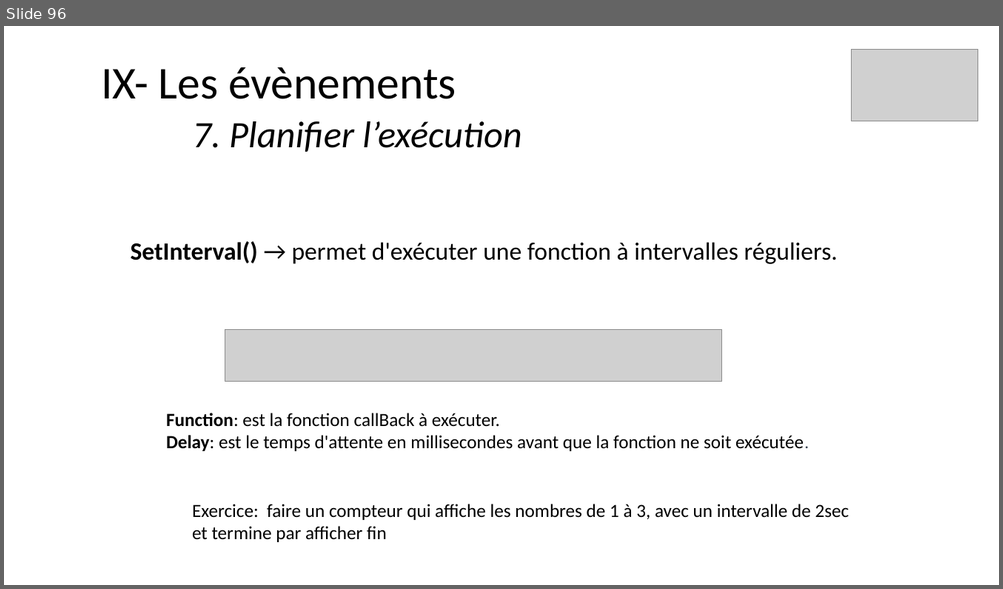
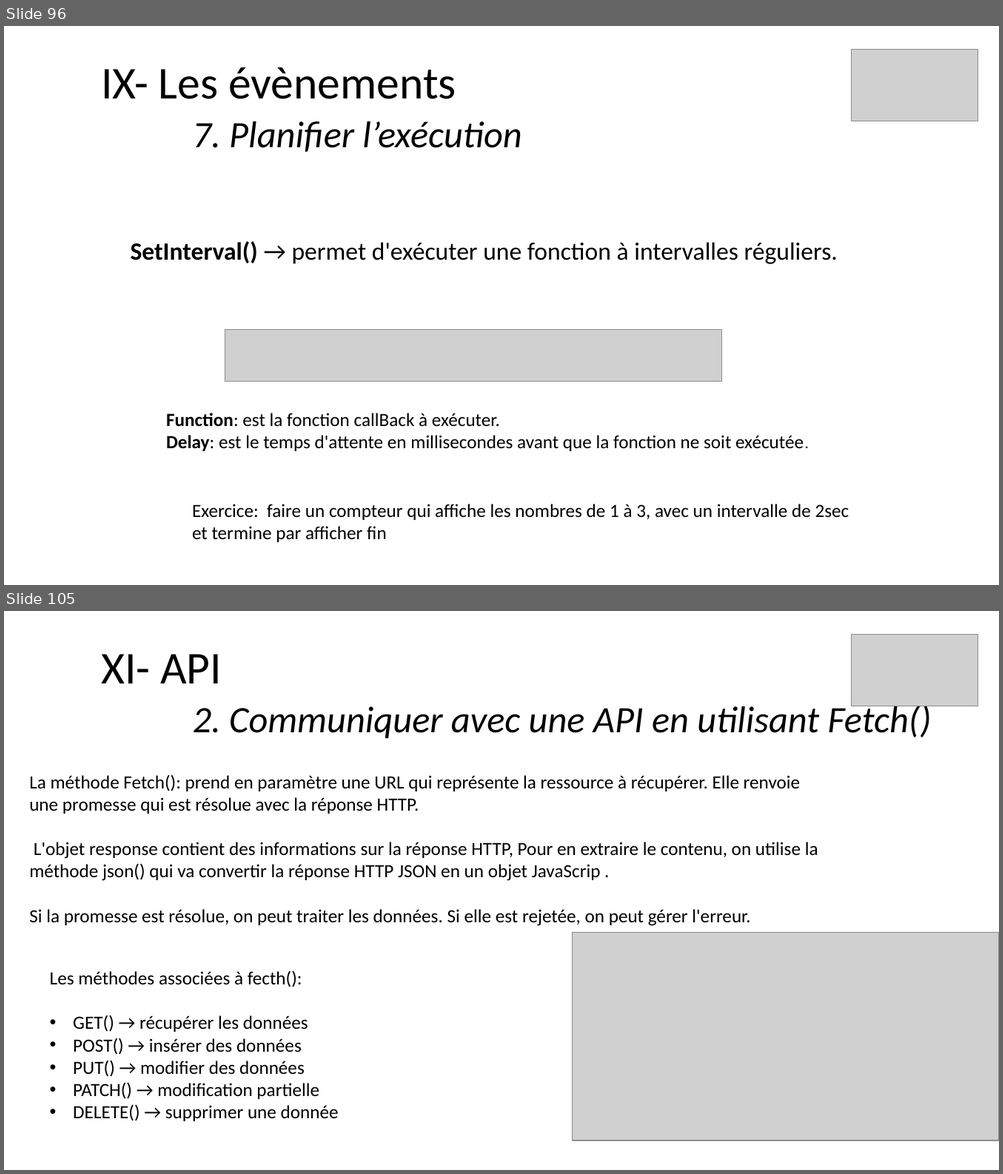
Before and after one commit to ArMb57/JavaScript, a slide deck: cours.pptx. Shown one above the other, each under a label of ours: slide 96 before the commit, slides 96 and 105 after it; the slides between them are not shown. The pictures are 1003x589 and 1003x1174 pixels, drawn with LibreOffice and Linux fonts; fonts in the diff are those of the drawing; grey boxes stand for pictures. Boxes give left, top, right and bottom in pixels: in the first picture for what was removed or moved away, otherwise in the second. Text is boxed around its words. In the diff, an @@ line names an element or a change of style, - is before the commit and + after.

```diff
--- a/cours.pptx
+++ b/cours.pptx
@@ slide 105 added at bbox=[4, 611, 999, 1170], background #FFFFFF @@
@@ title added at bbox=[101, 654, 931, 738], 36 pt, text #000000, italic @@
+XI- API
+2. Communiquer avec une API en utilisant Fetch()
@@ picture added at bbox=[851, 634, 978, 706] @@
@@ text added at bbox=[29, 775, 818, 926], 18 pt, text #000000 @@
+La méthode Fetch(): prend en paramètre une URL qui représente la ressource à récupérer. Elle renvoie une promesse qui est résolue avec la réponse HTTP.
+L'objet response contient des informations sur la réponse HTTP, Pour en extraire le contenu, on utilise la méthode json() qui va convertir la réponse HTTP JSON en un objet JavaScrip .
+Si la promesse est résolue, on peut traiter les données. Si elle est rejetée, on peut gérer l'erreur.
@@ picture added at bbox=[572, 933, 999, 1141] @@
@@ text added at bbox=[50, 971, 338, 1122], 18 pt, text #000000 @@
+Les méthodes associées à fecth():
+• GET() → récupérer les données
+• POST() → insérer des données
+• PUT() → modifier des données
+• PATCH() → modification partielle
+• DELETE() → supprimer une donnée
```
Also in this commit, not shown: 17 other slides added, 13 other files.
